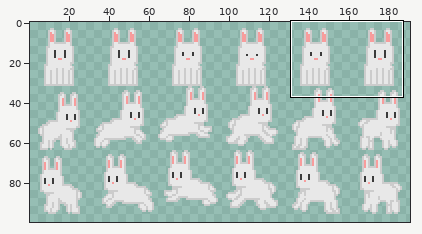
Sprite sheet, stored at res/bunny.png. The first picture is a wide view before the edit; the outline marks the close-up.
Close-up. Old version:
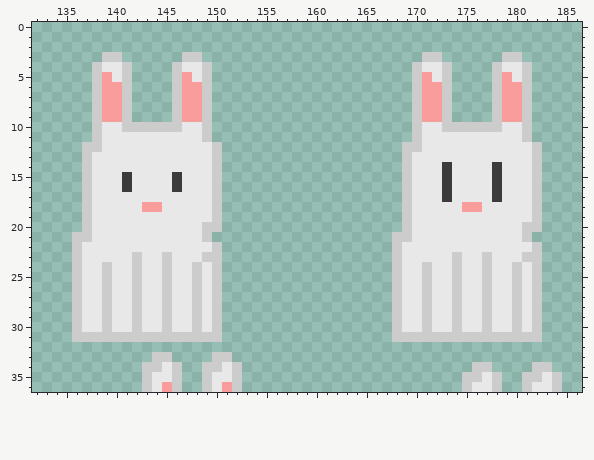
The file is 256x128 pixels. Colours within 5 levels of each other are drawn and written as one. Shown: x 132..186, y 0..36. The wide view leaves out empty margins. The commit also changed other parts of the picture, which this record leaves out.
And afterwards:
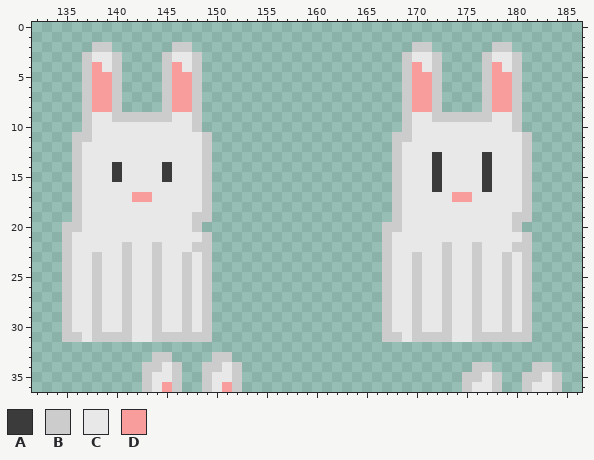
Palette (. is transparent): A #3b3b3b  B #cccccc  C #e8e8e8  D #f89c9c
Diff:
@@ x 132..186 @@
  1 .......................................................
- 2 .......................................................
- 3 .......BB......BB......................BB......BB......
- 4 ......BCCB....BCCB....................BCCB....BCCB.....
- 5 ......BDCB....BDCB....................BDCB....BDCB.....
- 6 ......BDDB....BDDB....................BDDB....BDDB.....
- 7 ......BDDB....BDDB....................BDDB....BDDB.....
- 8 ......BDDB....BDDB....................BDDB....BDDB.....
- 9 ......BDDB....BDDB....................BDDB....BDDB.....
-10 ......BCCBBBBBBCCB....................BCCBBBBBBCCB.....
-11 ......BCCCCCCCCCCB....................BCCCCCCCCCCB.....
-12 .....BBCCCCCCCCCCCB..................BBCCCCCCCCCCCB....
-13 .....BCCCCCCCCCCCCB..................BCCCCCCCCCCCCB....
-14 .....BCCCCCCCCCCCCB..................BCCCACCCCACCCB....
-15 .....BCCCACCCCACCCB..................BCCCACCCCACCCB....
-16 .....BCCCACCCCACCCB..................BCCCACCCCACCCB....
-17 .....BCCCCCCCCCCCCB..................BCCCACCCCACCCB....
-18 .....BCCCCCDDCCCCCB..................BCCCCCDDCCCCCB....
-19 .....BCCCCCCCCCCCCB..................BCCCCCCCCCCCCB....
-20 .....BCCCCCCCCCCCBB..................BCCCCCCCCCCCBB....
-21 ....BBCCCCCCCCCCCB..................BBCCCCCCCCCCCB.....
-22 ....BCCCCCCCCCCCCCB.................BCCCCCCCCCCCCCB....
-23 ....BCCCCCBCCBCCCBB.................BCCCCCBCCBCCCBB....
-24 ....BCCBCCBCCBCCBCB.................BCCBCCBCCBCCBCB....
-25 ....BCCBCCBCCBCCBCB.................BCCBCCBCCBCCBCB....
-26 ....BCCBCCBCCBCCBCB.................BCCBCCBCCBCCBCB....
-27 ....BCCBCCBCCBCCBCB.................BCCBCCBCCBCCBCB....
-28 ....BCCBCCBCCBCCBCB.................BCCBCCBCCBCCBCB....
-29 ....BCCBCCBCCBCCBCB.................BCCBCCBCCBCCBCB....
-30 ....BCCBCCBCCBCCBCB.................BCCBCCBCCBCCBCB....
-31 ....BBBBBBBBBBBBBBB.................BBBBBBBBBBBBBBB....
+ 2 ......BB......BB......................BB......BB.......
+ 3 .....BCCB....BCCB....................BCCB....BCCB......
+ 4 .....BDCB....BDCB....................BDCB....BDCB......
+ 5 .....BDDB....BDDB....................BDDB....BDDB......
+ 6 .....BDDB....BDDB....................BDDB....BDDB......
+ 7 .....BDDB....BDDB....................BDDB....BDDB......
+ 8 .....BDDB....BDDB....................BDDB....BDDB......
+ 9 .....BCCBBBBBBCCB....................BCCBBBBBBCCB......
+10 .....BCCCCCCCCCCB....................BCCCCCCCCCCB......
+11 ....BBCCCCCCCCCCCB..................BBCCCCCCCCCCCB.....
+12 ....BCCCCCCCCCCCCB..................BCCCCCCCCCCCCB.....
+13 ....BCCCCCCCCCCCCB..................BCCCACCCCACCCB.....
+14 ....BCCCACCCCACCCB..................BCCCACCCCACCCB.....
+15 ....BCCCACCCCACCCB..................BCCCACCCCACCCB.....
+16 ....BCCCCCCCCCCCCB..................BCCCACCCCACCCB.....
+17 ....BCCCCCDDCCCCCB..................BCCCCCDDCCCCCB.....
+18 ....BCCCCCCCCCCCCB..................BCCCCCCCCCCCCB.....
+19 ....BCCCCCCCCCCCBB..................BCCCCCCCCCCCBB.....
+20 ...BBCCCCCCCCCCCB..................BBCCCCCCCCCCCB......
+21 ...BCCCCCCCCCCCCCB.................BCCCCCCCCCCCCCB.....
+22 ...BCCCCCBCCBCCCBB.................BCCCCCBCCBCCCBB.....
+23 ...BCCBCCBCCBCCBCB.................BCCBCCBCCBCCBCB.....
+24 ...BCCBCCBCCBCCBCB.................BCCBCCBCCBCCBCB.....
+25 ...BCCBCCBCCBCCBCB.................BCCBCCBCCBCCBCB.....
+26 ...BCCBCCBCCBCCBCB.................BCCBCCBCCBCCBCB.....
+27 ...BCCBCCBCCBCCBCB.................BCCBCCBCCBCCBCB.....
+28 ...BCCBCCBCCBCCBCB.................BCCBCCBCCBCCBCB.....
+29 ...BCCBCCBCCBCCBCB.................BCCBCCBCCBCCBCB.....
+30 ...BCCBCCBCCBCCBCB.................BCCBCCBCCBCCBCB.....
+31 ...BBCBBBBCCBBBBBB.................BBCBBBBCCBBBBBB.....
 32 .......................................................
Where, in picture pixels (left, top, right, bottom), the same in both close-ups:
changed: (62, 42, 222, 342)
changed: (382, 42, 542, 342)
